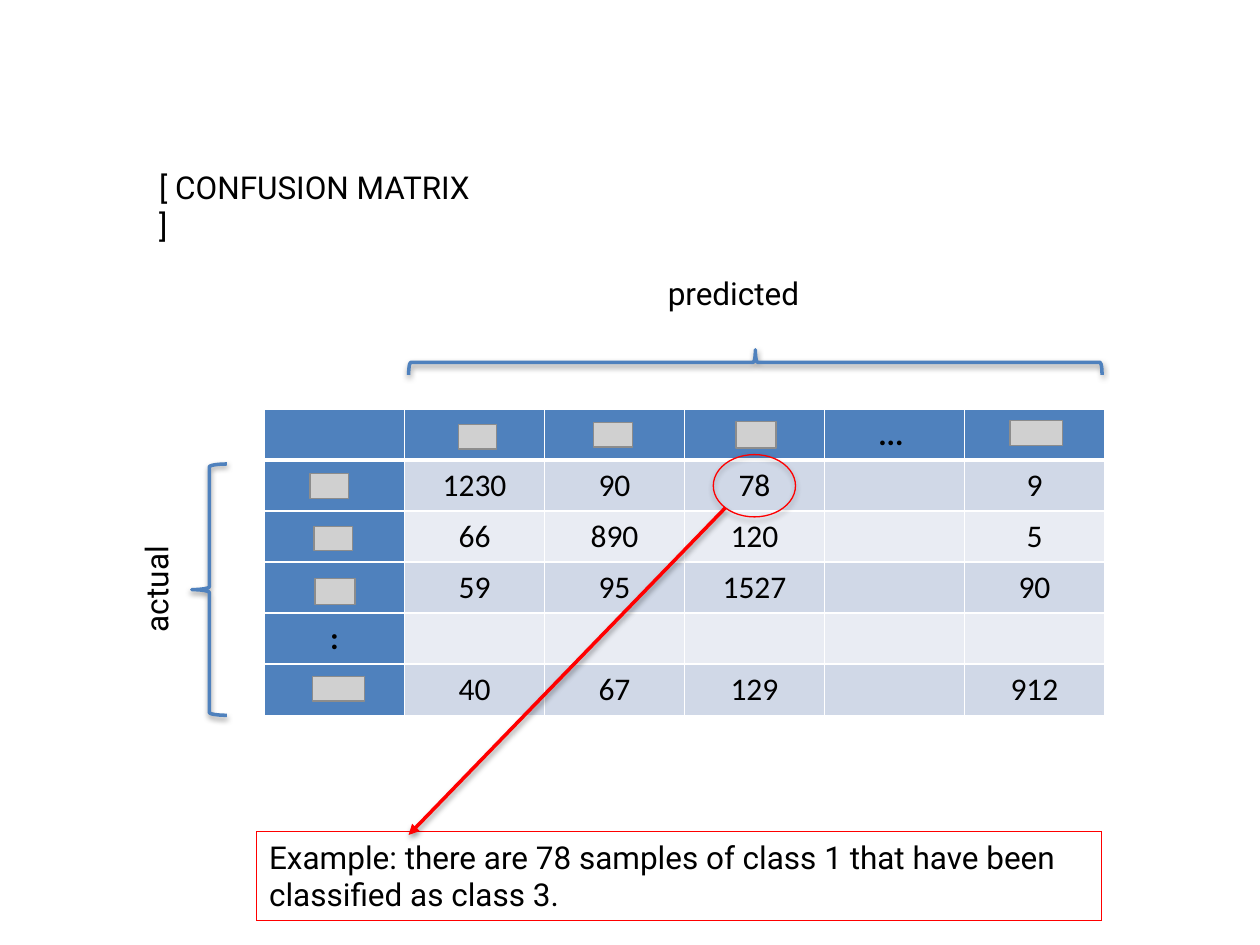
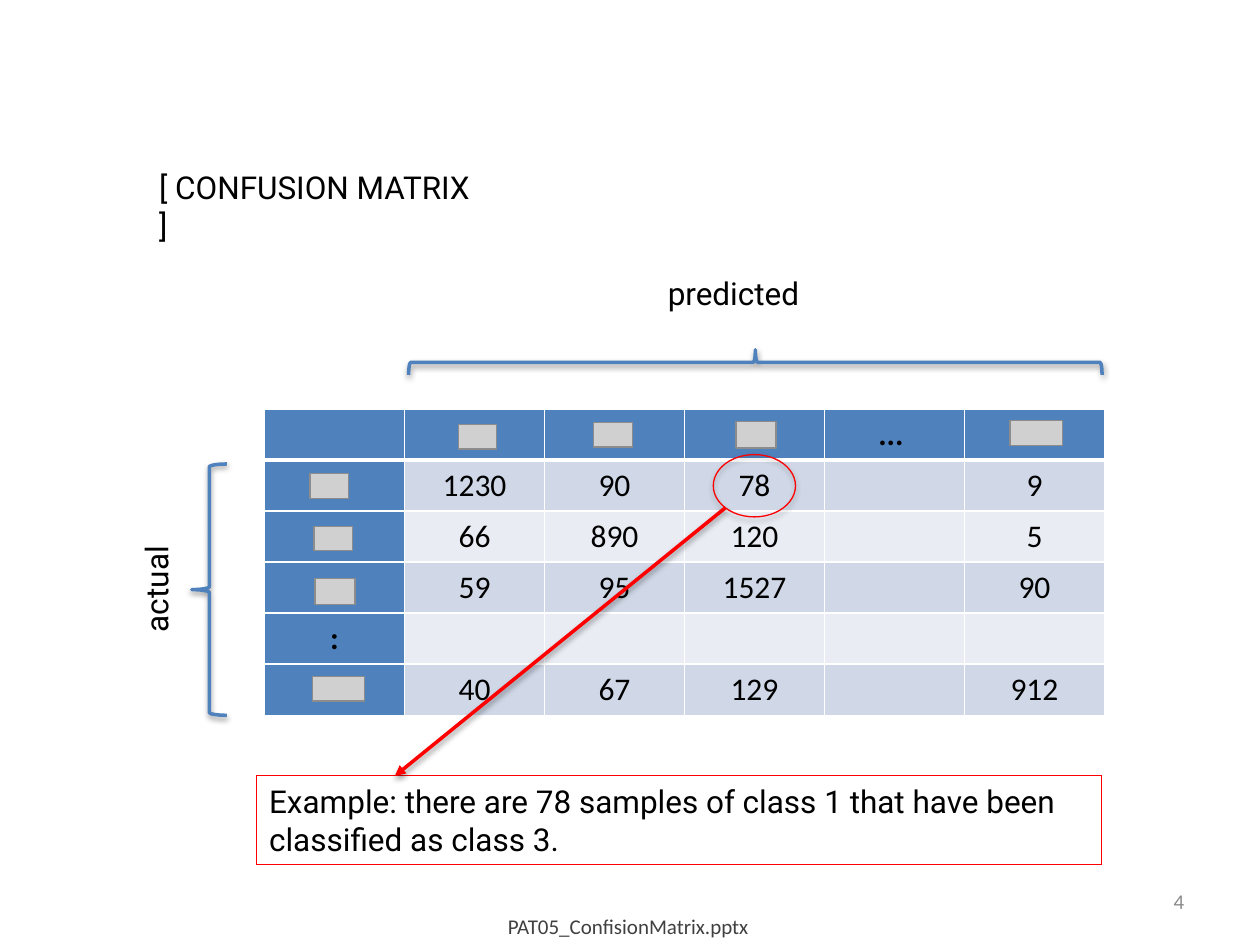
Before and after one commit to domingomery/patrones, a slide deck: slide 4 of clases/Cap05_Evaluacion/presentations/PAT05_ConfusionMatrix.pptx. Drawn at 1260x945 pixels with LibreOffice and Linux fonts; fonts in the diff are those of the drawing; grey boxes stand for pictures. Boxes give left, top, right and bottom in pixels: in the first picture for what was removed or moved away, otherwise in the second. Text is boxed around its words. In the diff, an @@ line names an element or a change of style, - is before the commit and + after.

```diff
--- a/clases/Cap05_Evaluacion/presentations/PAT05_ConfusionMatrix.pptx
+++ b/clases/Cap05_Evaluacion/presentations/PAT05_ConfusionMatrix.pptx
@@ arrow moved from (726, 508) - (408, 835) to (726, 508) - (394, 776) @@
@@ rectangle "Example: there are 78 samples ...": place and size @@
-rectangle "Example: there are 78 samples ..." at <box>257,832,1102,921</box>
+rectangle "Example: there are 78 samples ..." at <box>257,776,1102,866</box>
@@ page number added at <box>1174,895,1185,909</box>, 12 pt, text #8C8C8C @@
+4
@@ text added at <box>508,919,748,938</box>, 12 pt, text #404040 @@
+PAT05_ConfisionMatrix.pptx
```
Also in this commit, not shown: 26 other slides changed, 13 other files.
